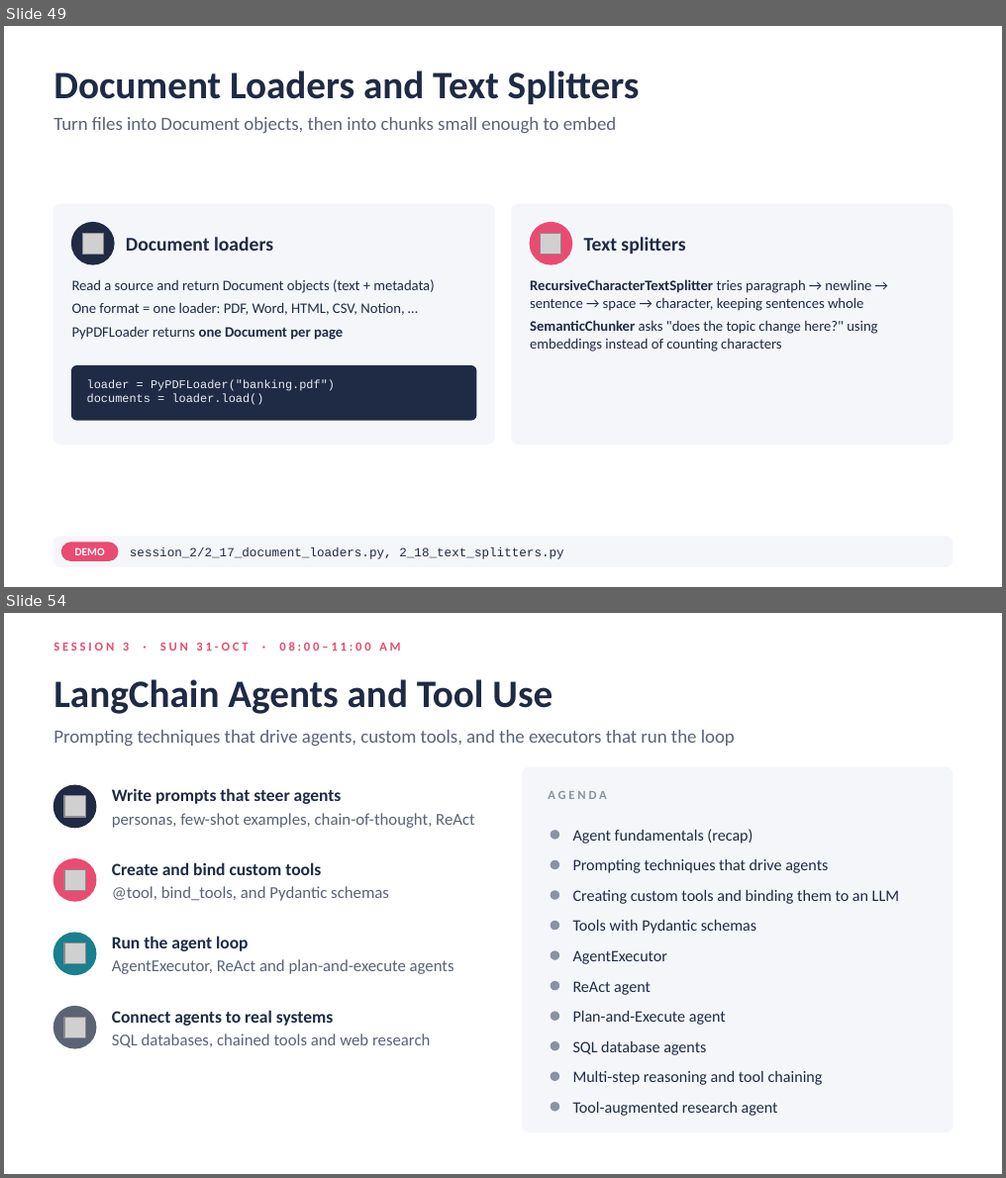
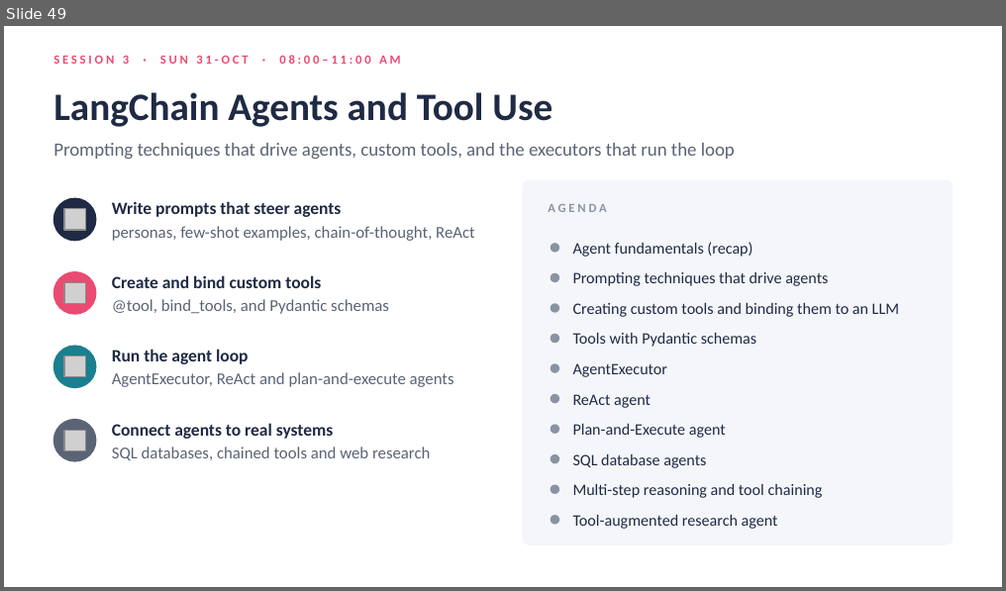
Before and after one commit to atulkahatecdac/agenticai, a slide deck: 16_PGP-Agentic/PGP_Agentic_AI.pptx. Shown one above the other, each under a label of ours: slides 49 and 54 before the commit, slide 49 after it; the slides between them are not shown. The pictures are 1006x1178 and 1006x591 pixels, drawn with LibreOffice and Linux fonts; fonts in the diff are those of the drawing; grey boxes stand for pictures. Boxes give left, top, right and bottom in pixels: in the first picture for what was removed or moved away, otherwise in the second. Text is boxed around its words. In the diff, an @@ line names an element or a change of style, - is before the commit and + after.

```diff
--- a/16_PGP-Agentic/PGP_Agentic_AI.pptx
+++ b/16_PGP-Agentic/PGP_Agentic_AI.pptx
@@ slide 49 removed at box(4, 26, 1002, 587), background #FFFFFF @@
@@ title removed at box(54, 71, 640, 104) @@
-Document Loaders and Text Splitters
@@ text removed at box(54, 117, 617, 133) @@
-Turn files into Document objects, then into chunks small enough to embed
@@ rounded rectangle removed at box(54, 204, 494, 444) @@
@@ ellipse removed at box(72, 223, 114, 265) @@
@@ rounded rectangle removed at box(512, 204, 952, 444) @@
@@ ellipse removed at box(530, 223, 572, 265) @@
@@ picture removed at box(83, 234, 104, 255) @@
@@ text removed at box(126, 237, 273, 251) @@
-Document loaders
@@ picture removed at box(541, 234, 561, 255) @@
@@ text removed at box(584, 237, 685, 254) @@
-Text splitters
@@ text removed at box(72, 279, 434, 340) @@
-Read a source and return Document objects (text + metadata)
-One format = one loader: PDF, Word, HTML, CSV, Notion, …
-PyPDFLoader returns one Document per page
@@ text removed at box(530, 279, 877, 352) @@
-RecursiveCharacterTextSplitter tries paragraph → newline → sentence → space → character, keeping sentences whole
-SemanticChunker asks "does the topic change here?" using embeddings instead of counting characters
@@ rounded rectangle removed at box(72, 367, 476, 420) @@
@@ text removed at box(87, 380, 335, 405) @@
-loader = PyPDFLoader("banking.pdf")
-documents = loader.load()
@@ rounded rectangle removed at box(54, 537, 952, 567) @@
@@ rounded rectangle removed at box(61, 543, 118, 561) @@
@@ text removed at box(75, 548, 105, 556) @@
-DEMO
@@ text removed at box(130, 548, 563, 560) @@
-session_2/2_17_document_loaders.py, 2_18_text_splitters.py
@@ what was slide 54 is now slide 49 @@
```
Also in this commit, not shown: 16 slides changed, 2 slides added, 6 other slides removed, 27 other files.
